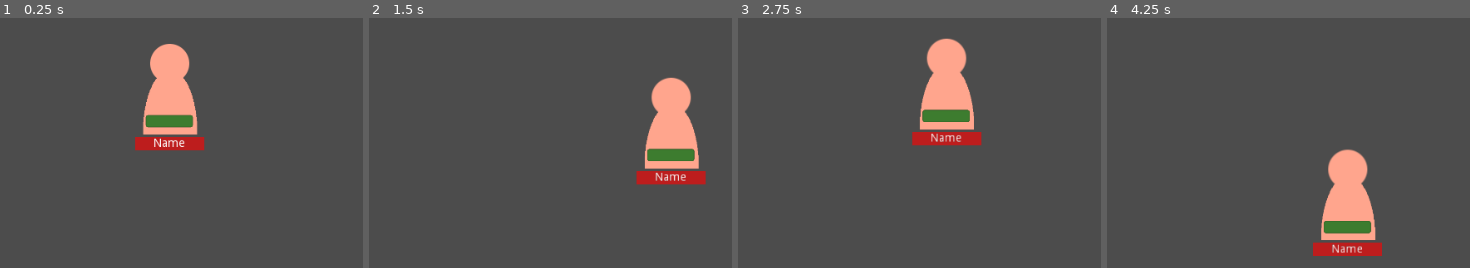
Above: before the commit, frames 1-4 (left to right).
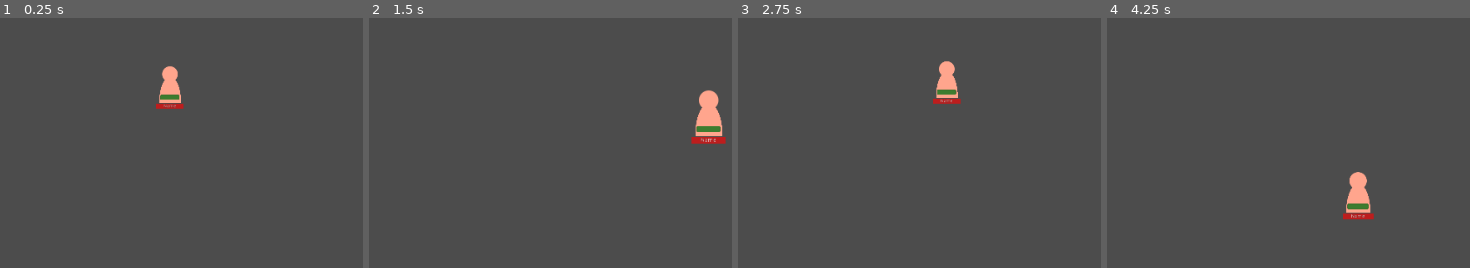
Above: after the commit, the same moments.

Repository: AdaLollA/EdgeLand
Game: Godot game, scene res://root.tscn
Two runs of this game, one before a commit and one after it. Both use one fixed random seed, a clock stepped at 60 frames per second and the inputs below.
Inputs (mouse positions are in pixels of both pictures, inside the frame that each line leads up to):
- Up to frame 1 (0.25 s): no input
- Up to frame 2 (1.5 s): tap Enter at 0.5 s; move the mouse to (699, 118) at 0.52 s; press the mouse at (699, 118) at 0.53 s; hold Right (ui_right) 0.53-1.28 s; tap Mouse wheel up (zoom_in, bound only after the commit) at 0.8, 1.35 s; move the mouse to (outside the picture) at 1.27 s; release the mouse at (outside the picture) at 1.28 s; hold Down (ui_down) from 1.28 s (still down); click (outside the picture) at 1.42 s
- Up to frame 3 (2.75 s): tap Mouse wheel down (zoom_out, bound only after the commit) at 1.55 s; move the mouse to (970, 40) at 2.02 s; release Down (ui_down) at 2.03 s; hold Right (ui_right) from 2.03 s (still down); hold Mouse wheel down (zoom_out, bound only after the commit) from 2.03 s (still down); click (970, 40) at 2.3 s
- Up to frame 4 (4.25 s): move the mouse to (1219, 230) at 2.77 s; release Right (ui_right) at 2.78 s; release Mouse wheel down (zoom_out, bound only after the commit) at 2.78 s; hold Up (ui_up) 2.78-3.53 s; click (1219, 230) at 2.85 s; tap Mouse wheel up (zoom_in, bound only after the commit) at 3.05 s; move the mouse to (outside the picture) at 3.52 s; hold Left (ui_left) from 3.53 s (still down); hold Mouse wheel up (zoom_in, bound only after the commit) from 3.53 s (still down); click (outside the picture) at 3.67 s; tap Mouse wheel down (zoom_out, bound only after the commit) at 3.8 s

The runs differ from the first frame. In frame 1, 4.8% of the frame differs, in the area x 37-57%, y 10-54%; in frame 2, 6.7%, in the area x 73-99%, y 23-67%; in frame 3, 4.9%; in frame 4, 4.8%.

Commit message:
camera zoom

Diff:
--- /dev/null
+++ b/Camera.gd
@@ -0,0 +1,12 @@
+extends Camera2D
+
+export (float) var granularity = 0.1
+
+func _input(event):
+	if event.is_action_pressed('zoom_out') && zoom.x < 1:
+		zoom.x += granularity
+		zoom.y += granularity
+	elif event.is_action_pressed('zoom_in') && zoom.x > 0.5:
+		zoom.x -= granularity
+		zoom.y -= granularity
+	print(zoom.x)
--- a/Character.tscn
+++ b/Character.tscn
@@ -43,6 +43,7 @@
 
 [node name="Character" type="KinematicBody2D"]
 position = Vector2( 500, 200 )
+scale = Vector2( 0.4, 0.4 )
 script = ExtResource( 1 )
 
 [node name="LayeredSprite" type="Node2D" parent="."]
--- a/project.godot
+++ b/project.godot
@@ -61,6 +61,16 @@
 "events": [ Object(InputEventMouseButton,"resource_local_to_scene":false,"resource_name":"","device":0,"alt":false,"shi …(212 unchanged characters)…
  ]
 }
+zoom_in={
+"deadzone": 0.5,
+"events": [ Object(InputEventMouseButton,"resource_local_to_scene":false,"resource_name":"","device":0,"alt":false,"shift":false,"control":false,"meta":false,"command":false,"button_mask":0,"position":Vector2( 0, 0 ),"global_position":Vector2( 0, 0 ),"factor":1.0,"button_index":4,"pressed":false,"doubleclick":false,"script":null)
+ ]
+}
+zoom_out={
+"deadzone": 0.5,
+"events": [ Object(InputEventMouseButton,"resource_local_to_scene":false,"resource_name":"","device":0,"alt":false,"shift":false,"control":false,"meta":false,"command":false,"button_mask":0,"position":Vector2( 0, 0 ),"global_position":Vector2( 0, 0 ),"factor":1.0,"button_index":5,"pressed":false,"doubleclick":false,"script":null)
+ ]
+}
 
 [rendering]
 
--- a/root.gd
+++ b/root.gd
@@ -10,9 +10,10 @@
 
 # Called when the node enters the scene tree for the first time.
 func _ready():
-	for child in get_children():
-		print(child.name)
-	print($Gear/Appearal.name)
+	#for child in get_children():
+	#	print(child.name)
+	#print($Gear/Appearal.name)
+	pass
 
 
 # Called every frame. 'delta' is the elapsed time since the previous frame.
--- a/root.tscn
+++ b/root.tscn
@@ -1,7 +1,8 @@
-[gd_scene load_steps=3 format=2]
+[gd_scene load_steps=4 format=2]
 
 [ext_resource path="res://root.gd" type="Script" id=1]
 [ext_resource path="res://GameManager.gd" type="Script" id=2]
+[ext_resource path="res://Camera.gd" type="Script" id=3]
 
 [node name="root" type="Node2D"]
 script = ExtResource( 1 )
@@ -28,3 +29,8 @@
 [node name="Entities" type="Node2D" parent="GameManager"]
 
 [node name="Objects" type="Node2D" parent="GameManager"]
+
+[node name="Camera" type="Camera2D" parent="."]
+position = Vector2( 480, 270 )
+current = true
+script = ExtResource( 3 )
